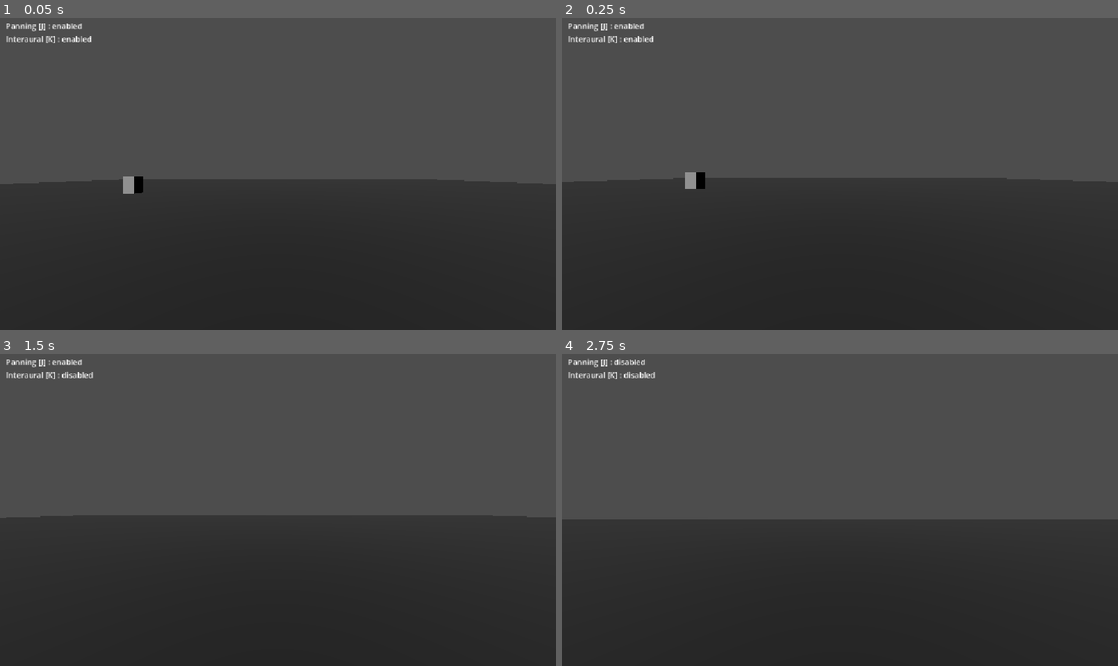
Above: before the commit, frames 1-4 (two rows, left to right).
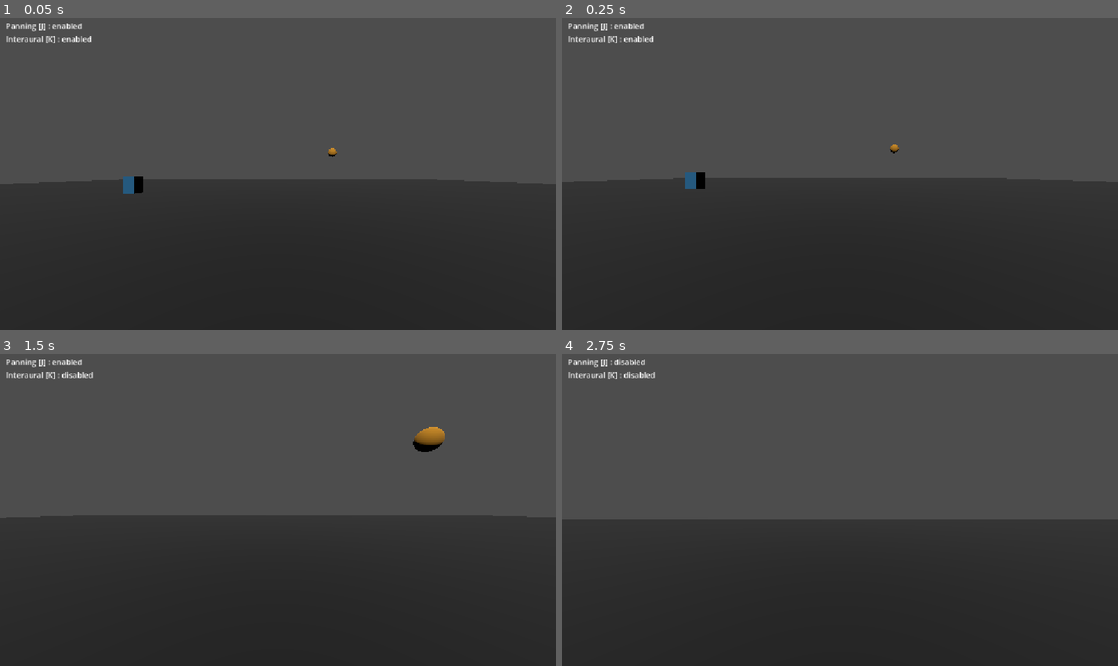
Above: after the commit, the same moments.

Repository: echo-lalia/godot-interaural-audio-test
Game: Godot game, scene res://node_3d.tscn
Same seed, same stepped clock (60 frames per second), same inputs: the game is played once before the commit and once after it.
Inputs (mouse positions are in pixels of both pictures, inside the frame that each line leads up to):
- Up to frame 1 (0.05 s): no input
- Up to frame 2 (0.25 s): no input
- Up to frame 3 (1.5 s): tap Enter (ui_accept) at 0.5, 0.77 s; move the mouse to (305, 506) at 0.52 s; press the mouse at (305, 506) at 0.53 s; hold W (forward) from 0.53 s (still down); move the mouse to (250, 510) at 1.27 s; release the mouse at (250, 510) at 1.28 s; tap K (toggle_interaural) at 1.35 s
- Up to frame 4 (2.75 s): keep holding W (forward); tap Enter (ui_accept) at 1.52 s; move the mouse to (851, 503) at 2.02 s; hold J (toggle_panning) from 2.03 s (still down)

The runs differ from the first frame. In frame 1, 0.1% of the frame differs, in the area x 22-61%, y 41-57%; in frame 2, 0.1%; in frame 3, 0.3%, in the area x 74-80%, y 23-32%; in frame 4, nothing differs.

Commit message:
Add a second audio player

Diff:
--- /dev/null
+++ b/default_bus_layout.tres
@@ -0,0 +1,4 @@
+[gd_resource type="AudioBusLayout" format=3 uid="uid://cltq6guta3jnn"]
+
+[resource]
+bus/0/volume_db = -6.3786035
--- a/node_3d.tscn
+++ b/node_3d.tscn
@@ -4,6 +4,7 @@
 [ext_resource type="AudioStream" uid="uid://dh64isi2uvrhc" path="res://784188__josefpres__music-loop-na-guitar-jaguar-flanger-deesser-69-bpm.wav" id="2_noarx"]
 [ext_resource type="Script" uid="uid://cq4sx67ty8a3g" path="res://demo_ui.gd" id="2_r3fl7"]
 [ext_resource type="Script" uid="uid://bjrgsoaqrxjab" path="res://interaural_audio_stream_player_3d.gd" id="3_a0tk4"]
+[ext_resource type="AudioStream" uid="uid://dbxyl3rdkqmta" path="res://660493__lukabea__chimes-sparkle.wav" id="5_jka67"]
 
 [sub_resource type="CapsuleShape3D" id="CapsuleShape3D_3tvx1"]
 radius = 0.25
@@ -19,11 +20,23 @@
 size = Vector2(50, 50)
 orientation = 1
 
+[sub_resource type="StandardMaterial3D" id="StandardMaterial3D_kf5nr"]
+albedo_color = Color(0.08366328, 0.33806095, 0.49423414, 1)
+
 [sub_resource type="BoxMesh" id="BoxMesh_a202f"]
+material = SubResource("StandardMaterial3D_kf5nr")
 size = Vector3(0.5, 1, 0.5)
 
 [sub_resource type="BoxShape3D" id="BoxShape3D_a202f"]
 size = Vector3(0.505, 1.008, 0.506)
+
+[sub_resource type="StandardMaterial3D" id="StandardMaterial3D_jka67"]
+albedo_color = Color(0.67, 0.45135668, 0.07370001, 1)
+
+[sub_resource type="SphereMesh" id="SphereMesh_jka67"]
+material = SubResource("StandardMaterial3D_jka67")
+radius = 0.2
+height = 0.4
 
 [node name="Node3D" type="Node3D" unique_id=1589030075]
 
@@ -90,6 +103,17 @@
 [node name="InterauralAudioStreamPlayer3D" type="AudioStreamPlayer3D" parent="MeshInstance3D" unique_id=2060655484]
 transform = Transform3D(1, 0, 0, 0, 1, 0, 0, 0, 1, 0, 0.43950343, 0)
 stream = ExtResource("2_noarx")
-volume_db = -3.0
+volume_db = -12.0
 autoplay = true
 script = ExtResource("3_a0tk4")
+
+[node name="MeshInstance3D2" type="MeshInstance3D" parent="." unique_id=1033779269]
+transform = Transform3D(1, 0, 0, 0, 1, 0, 0, 0, 1, 2.6435552, 1.2593122, -7.5971336)
+mesh = SubResource("SphereMesh_jka67")
+
+[node name="InterauralAudioStreamPlayer3D" type="AudioStreamPlayer3D" parent="MeshInstance3D2" unique_id=1850812676]
+stream = ExtResource("5_jka67")
+volume_db = -6.0
+autoplay = true
+script = ExtResource("3_a0tk4")
+metadata/_custom_type_script = "uid://bjrgsoaqrxjab"
Not shown, added: 660493__lukabea__chimes-sparkle.wav.import
Not shown, changed: 784188__josefpres__music-loop-na-guitar-jaguar-flanger-deesser-69-bpm.wav.import
Not shown, added: 660493__lukabea__chimes-sparkle.wav
